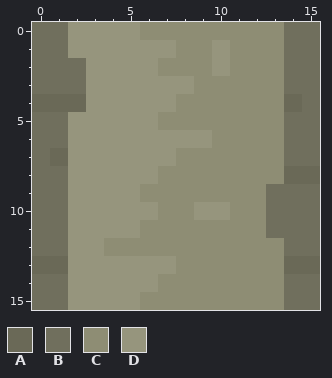
One commit to this pixel-art sprite: Images/Tiles/Stalagmite_middle.png. Above is the file before it was changed.
The file is 16x16 pixels.
Palette (. is transparent): A #6a6957  B #706f5d  C #8e8d74  D #96957d
Pixels before, first column x 0:
 0 BBDDDDCCCCCCCCBB
 1 BBDDDDDDCCDCCCBB
 2 BBBDDDDCCCDCCCBB
 3 BBBDDDDDDCCCCCBB
 4 AAADDDDDCCCCCCAB
 5 BBDDDDDCCCCCCCBB
 6 BBDDDDDDDDCCCCBB
 7 BADDDDDDCCCCCCBB
 8 BBDDDDDCCCCCCCAA
 9 BBDDDDCCCCCCCBBB
10 BBDDDDDCCDDCCBBB
11 BBDDDDCCCCCCCBBB
12 BBDDCCCCCCCCCCBB
13 AADDDDDDCCCCCCAA
14 BBDDDDDCCCCCCCBB
15 BBDDDDCCCCCCCCBB
Now the later version:
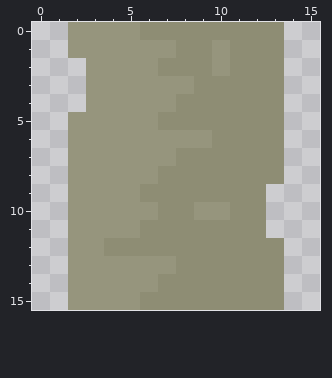
Change:
Changed rows in their new state; - is an unchanged pixel.
first column x 0:
 0 ..------------..
 1 ..------------..
 2 ...-----------..
 3 ...-----------..
 4 ...-----------..
 5 ..------------..
 6 ..------------..
 7 ..------------..
 8 ..------------..
 9 ..-----------...
10 ..-----------...
11 ..-----------...
12 ..------------..
13 ..------------..
14 ..------------..
15 ..------------..
Pixel boxes of the changes (left, top, right, bottom) in both pictures:
erased: (32, 22, 86, 310)
erased: (266, 22, 320, 310)
